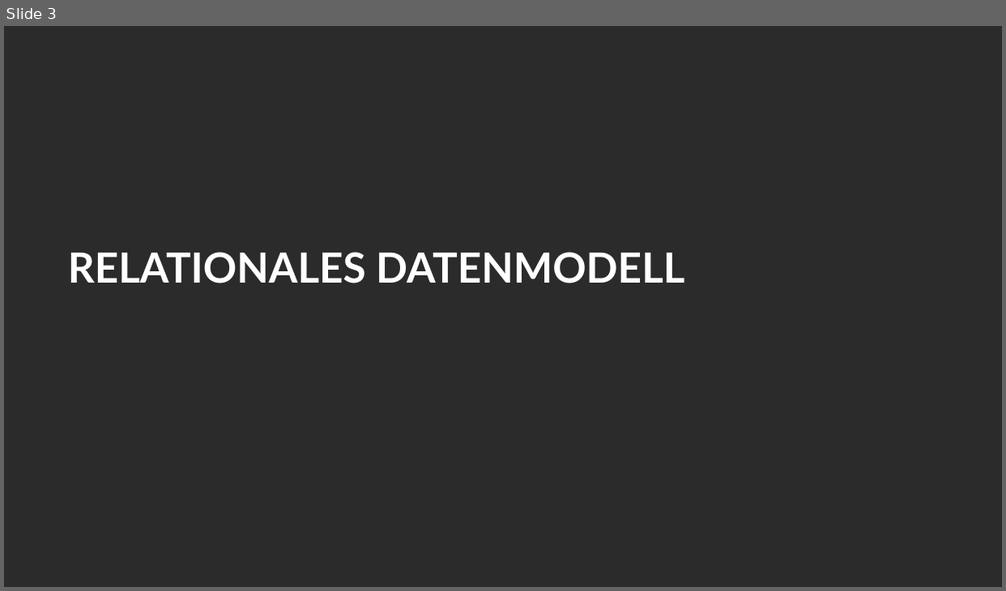
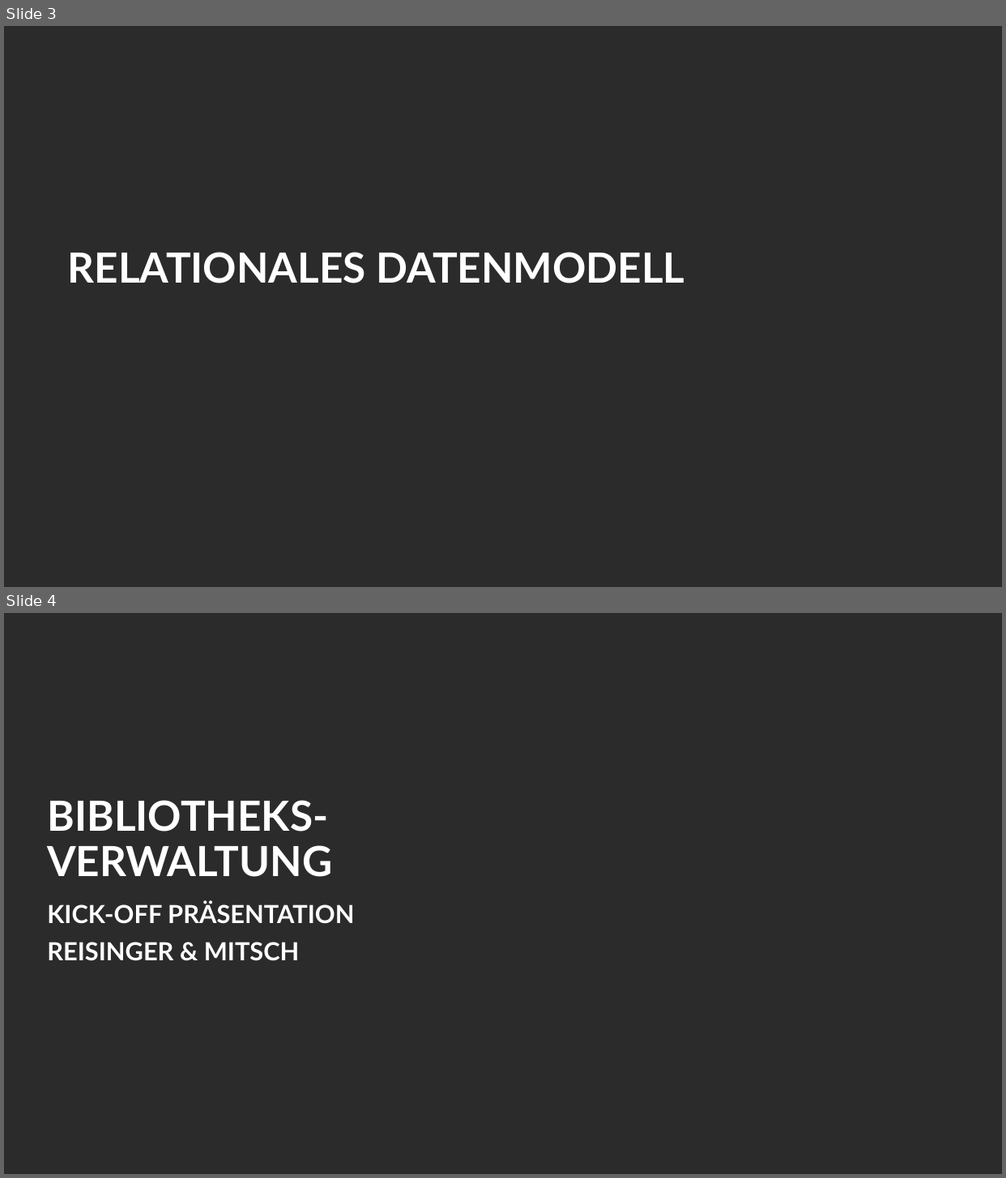
Before and after one commit to curarin/fh-sem2-db-project, a slide deck: requirements/pptx/2026-05-15-er-rm-reisinger-mitsch.pptx. Shown one above the other, each under a label of ours: slide 3 before the commit, slides 3 and 4 after it. The pictures are 1006x591 and 1006x1178 pixels, drawn with LibreOffice and Linux fonts; fonts in the diff are those of the drawing; background and template pictures are left out; a plain dark background stands for a picture behind light text. Boxes give left, top, right and bottom in pixels: in the first picture for what was removed or moved away, otherwise in the second. Text is boxed around its words. In the diff, an @@ line names an element or a change of style, - is before the commit and + after.

```diff
--- a/requirements/pptx/2026-05-15-er-rm-reisinger-mitsch.pptx
+++ b/requirements/pptx/2026-05-15-er-rm-reisinger-mitsch.pptx
@@ slide 4 added at (4, 613, 1002, 1174), background picture (left out) @@
@@ title added at (47, 800, 332, 877), 40 pt, text #FFFFFF, bold @@
+BIBLIOTHEKS-VERWALTUNG
@@ text added at (47, 901, 354, 961), 24 pt, text #FFFFFF, bold @@
+KICK-OFF PRÄSENTATION
+REISINGER & MITSCH
```
Also in this commit, not shown: 12 other slides added, 1 other file.
